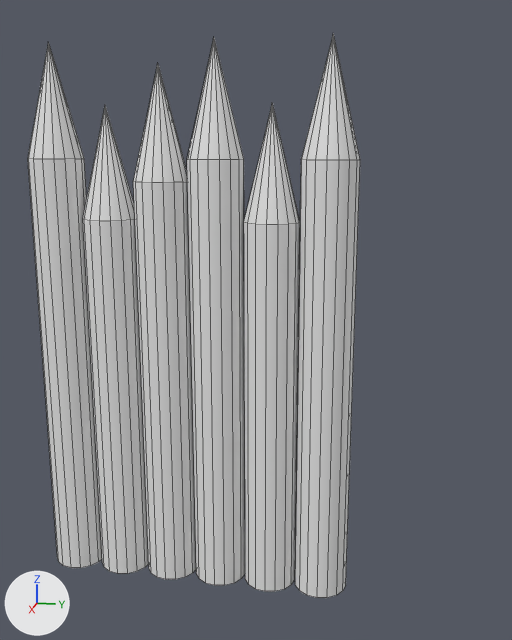
The FBX model KnightFall/Assets/Prefabs/Walls/wallwood.fbx as it was, and as the next commit left it.
Before and after are seen from a 50 mm camera at (2.44, 5.65, 1.65) aimed at (-0.02, 5.16, 1.03). The lights are fixed; the arrows at lower left show +X, +Y and +Z. Mesh edges are drawn as thin lines. Where no turn or scale is listed for an object, it has been applied to the vertices.

Before the edit, the objects in view are built like this:
```python
me_cylinder_005 = bpy.data.meshes.new('Cylinder.005')
me_cylinder_005.from_pydata(...)  # 294 vertices, 288 faces; spans x -0.1..0.1, y -0.59..0.59, z 0.0..2.0
ob_cylinder_005 = bpy.data.objects.new('Cylinder.005', me_cylinder_005)
ob_cylinder_005.location = (0.0, 4.924, 0.0)
```
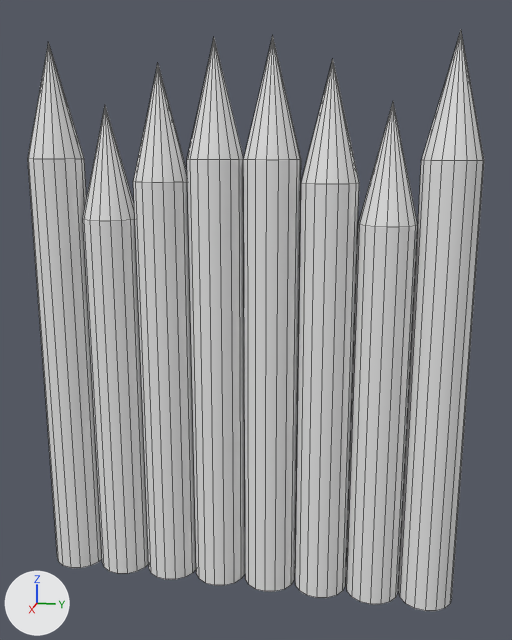
Where the change shows, as pixel boxes [x1, y1, x2, y2] in the pictures (512 x 640 px; the box of a moved part takes in the faces that stretch with it):
'Cylinder.005', reshaped, moved (37% wider): before [28, 33, 360, 598]; after [28, 31, 484, 611]
part 1 of me_cylinder_005, moved or reshaped: before [48, 39, 300, 579]; after [83, 36, 418, 591]

The change, as a diff of the scene's bpy script:
```diff
--- a/KnightFall/Assets/Prefabs/Walls/wallwood.fbx.py
+++ b/KnightFall/Assets/Prefabs/Walls/wallwood.fbx.py
@@ me_cylinder_005 @@
 # used by ob_cylinder_005; location = (0.0, 4.924, 0.0)
-me_cylinder_005.from_pydata(...)  # 294 vertices, 288 faces; spans x -0.1..0.1, y -0.59..0.59, z 0.0..2.0
+me_cylinder_005.from_pydata(...)  # 392 vertices, 384 faces; spans x -0.1..0.1, y -0.99..0.59, z 0.0..2.0
+# me_cylinder_005 part 1
+# 22 vertices are removed from x -0.04..0.04, y -0.5..0.2, z 1.39..1.98
+# 130 faces are deleted
+# 48 vertices in x -0.1..0.1, y -0.59..0.19, z 1.6..1.98 move by (0.0, 0.0, -0.07)
+# 26 vertices in x -0.1..0.1, y -0.37..-0.2, z 1.39..1.77 move by (0.0, 0.0, 0.21)
+# 26 vertices in x -0.1..0.1, y -0.2..-0.03, z 1.53..1.91 move by (0.0, 0.0, 0.07)
+# 3 vertices in x 0.0, y -0.5..-0.1, z 1.91..2.0 move by (0.0, 0.2, 0.0)
+# 9 vertices move from x 0.0, y -0.59..0.3, z 1.6..2.0 to x 0.0, y -0.59..0.3, z 1.39..2.0
+# 50 vertices are added at x -0.1..0.1, y -0.79..0.1, z 0.0..1.98
+# 6 new vertices lie (0.0, 0.0, 1.53) away from vertices in x -0.04..0.04, y -0.4..0.2, z 0.0
+# 15 new vertices lie (0.0, 0.0, 1.39) away from vertices in x -0.1..0.1, y -0.79..-0.6, z 0.0
+# 178 new faces join them
@@ ob_cylinder_005 @@
 ob_cylinder_005 = bpy.data.objects.new('Cylinder.005', me_cylinder_005)
-ob_cylinder_005.location = (0.0, 4.924, 0.0)
+ob_cylinder_005.location = (0.0, 5.32, 0.0)
```
